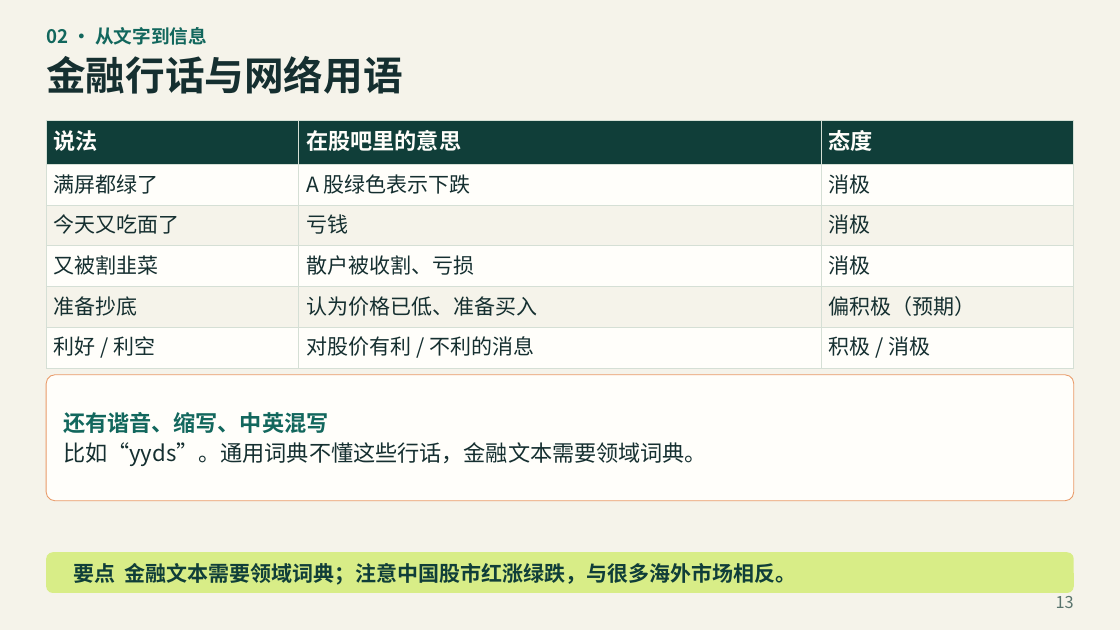
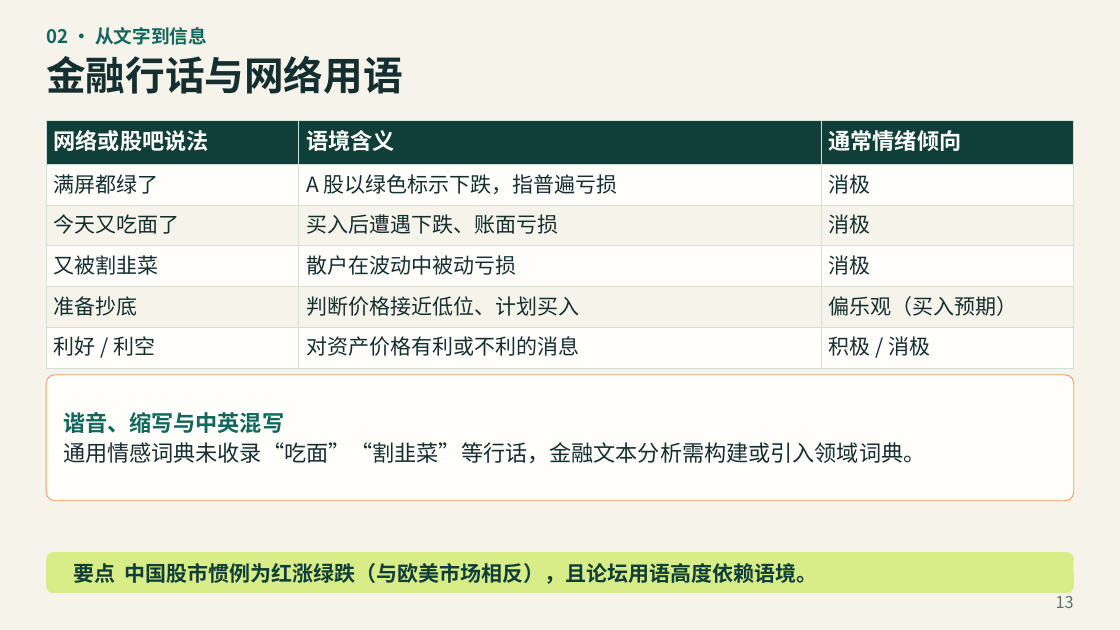
Before and after one commit to jefeerzhang/jefeerzhang.github.io, a slide deck: slide 13 of courses/big-data-finance/text-analysis/文本分析教学PPT.pptx. Drawn at 1120x630 pixels with LibreOffice and Linux fonts; fonts in the diff are those of the drawing. Boxes give left, top, right and bottom in pixels: in the first picture for what was removed or moved away, otherwise in the second. Text is boxed around its words. In the diff, an @@ line names an element or a change of style, - is before the commit and + after.

Commit message:
fix(文本分析): 修正课件概念与互动演示
纠正主题模型、词频和金融文献的表述，修复互动页关键词按钮，并同步课件 PDF 与 PPTX。

```diff
--- a/courses/big-data-finance/text-analysis/文本分析教学PPT.pptx
+++ b/courses/big-data-finance/text-analysis/文本分析教学PPT.pptx
@@ table at (x1=46, y1=120, x2=1075, y2=368) @@
-row 1: 说法 | 在股吧里的意思 | 态度
+row 1: 网络或股吧说法 | 语境含义 | 通常情绪倾向
-row 2, column 2: A 股绿色表示下跌
+row 2, column 2: A 股以绿色标示下跌，指普遍亏损
-row 3, column 2: 亏钱
+row 3, column 2: 买入后遭遇下跌、账面亏损
-row 4, column 2: 散户被收割、亏损
+row 4, column 2: 散户在波动中被动亏损
-row 5, column 2: 认为价格已低、准备买入
+row 5, column 2: 判断价格接近低位、计划买入
-row 5, column 3: 偏积极（预期）
+row 5, column 3: 偏乐观（买入预期）
-row 6, column 2: 对股价有利 / 不利的消息
+row 6, column 2: 对资产价格有利或不利的消息
@@ text in rounded rectangle at (x1=63, y1=412, x2=925, y2=463): text changed @@
-还有谐音、缩写、中英混写
-比如“yyds”。通用词典不懂这些行话，金融文本需要领域词典。
+谐音、缩写与中英混写
+通用情感词典未收录“吃面”“割韭菜”等行话，金融文本分析需构建或引入领域词典。
@@ text in rounded rectangle at (x1=73, y1=563, x2=818, y2=584): text changed @@
-要点 金融文本需要领域词典；注意中国股市红涨绿跌，与很多海外市场相反。
+要点 中国股市惯例为红涨绿跌（与欧美市场相反），且论坛用语高度依赖语境。
```
Also in this commit, not shown: 40 other slides changed, 3 other files.
